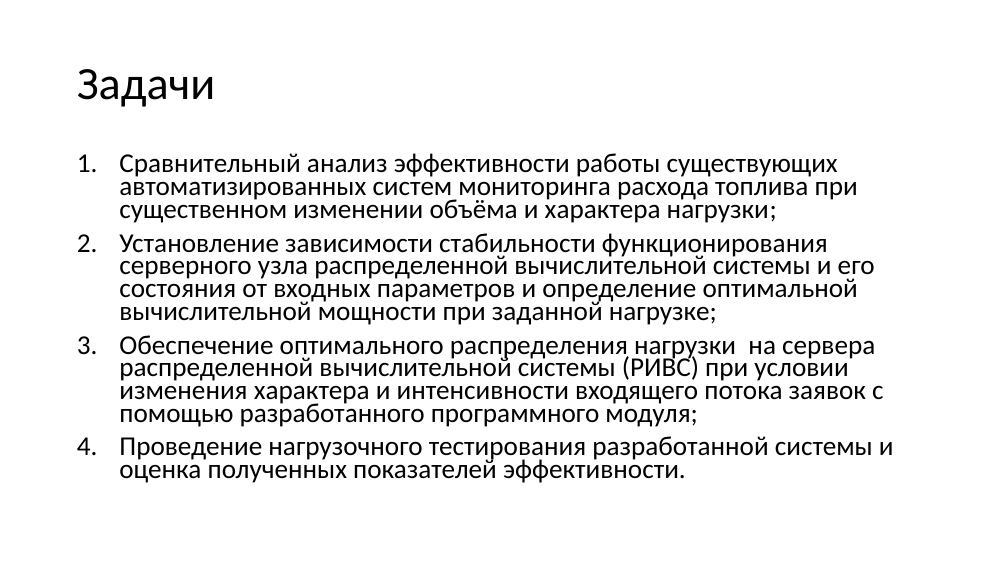
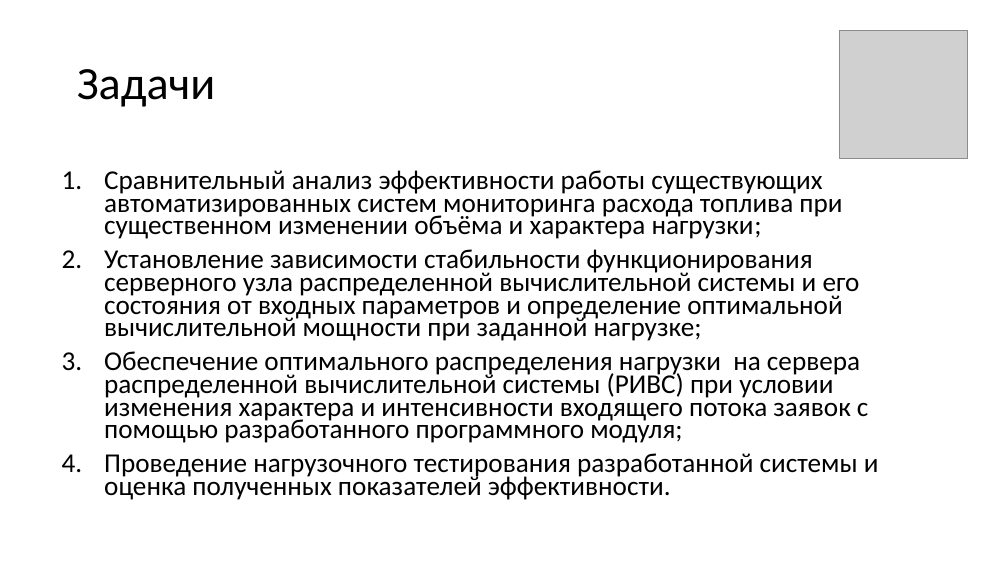
Before and after one commit to SkiStalker/BachelorsDegree, a slide deck: slide 6 of text/Масштабирование_вычислительных_мощностей.pptx (slide 5 before the commit). Drawn at 1008x567 pixels with LibreOffice and Linux fonts; fonts in the diff are those of the drawing; grey boxes stand for pictures. Boxes give left, top, right and bottom in pixels: in the first picture for what was removed or moved away, otherwise in the second. Text is boxed around its words. In the diff, an @@ line names an element or a change of style, - is before the commit and + after.

```diff
--- a/text/Масштабирование_вычислительных_мощностей.pptx
+++ b/text/Масштабирование_вычислительных_мощностей.pptx
@@ picture added at (840, 30, 968, 158) @@
@@ text "Сравнительный анализ эффективности работы существующих ...": place and size @@
-text "Сравнительный анализ эффективности работы существующих ..." at (119, 153, 894, 483)
+text "Сравнительный анализ эффективности работы существующих ..." at (104, 170, 879, 500)
```
Also in this commit, not shown: 7 other slides changed, 8 slides added, 3 slides removed, 3 other files.
